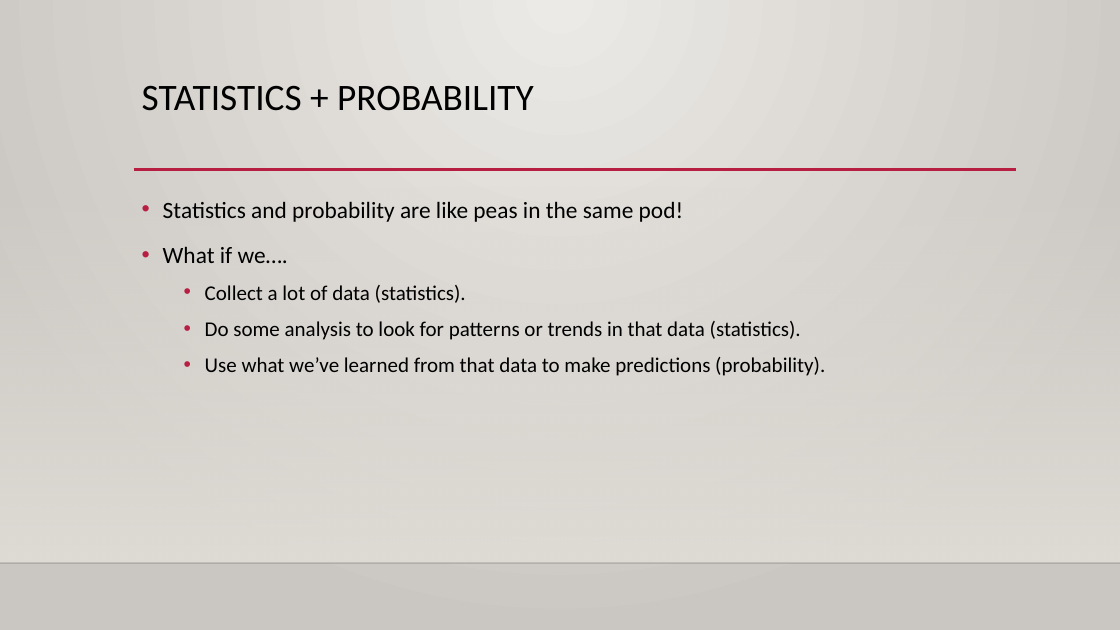
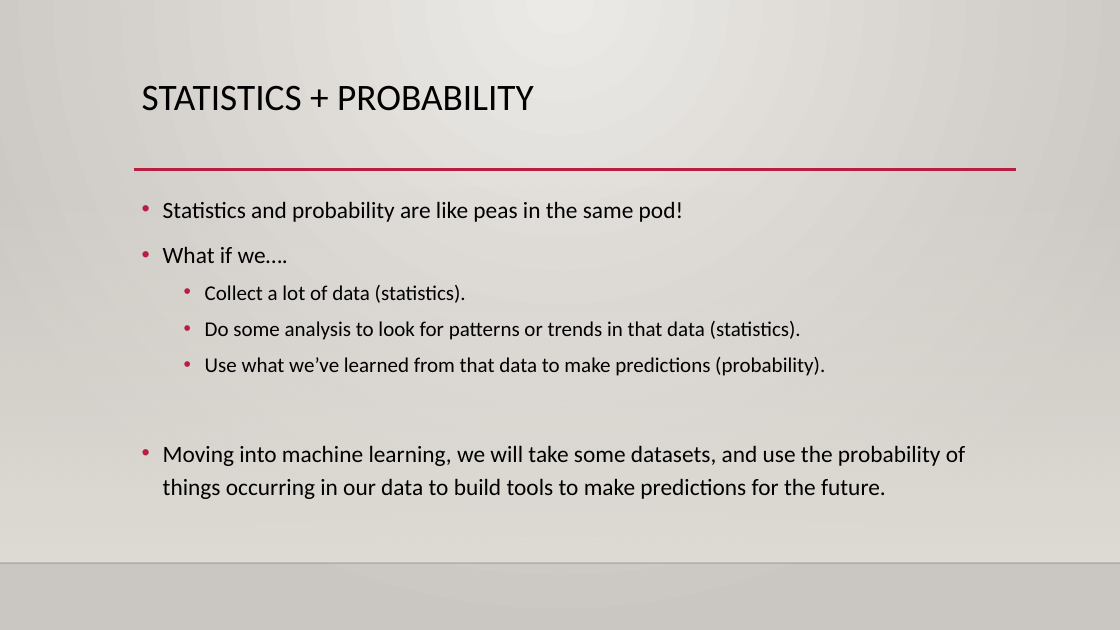
Before and after one commit to AkeemSemper/Basic_Stats_in_Python_Student_Workbooks, a slide deck: slide 12 of reference_material/slides/001_Basic_Stats.pptx (slide 6 before the commit). Drawn at 1120x630 pixels with LibreOffice and Linux fonts; fonts in the diff are those of the drawing; background and template pictures are left out. Boxes give left, top, right and bottom in pixels: in the first picture for what was removed or moved away, otherwise in the second. Text is boxed around its words. In the diff, an @@ line names an element or a change of style, - is before the commit and + after.

```diff
--- a/reference_material/slides/001_Basic_Stats.pptx
+++ b/reference_material/slides/001_Basic_Stats.pptx
@@ text at (163,445,965,499): paragraph added @@
+• Moving into machine learning, we will take some datasets, and use the probability of things occurring in our data to build tools to make predictions for the future.
```
Also in this commit, not shown: 3 other slides changed, 9 slides added, 9 other files.
